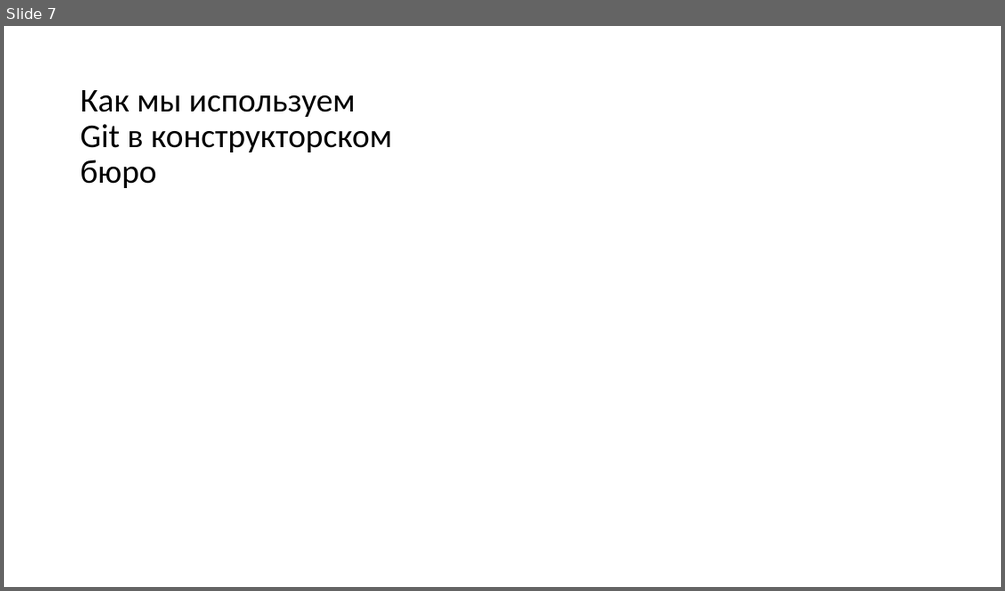
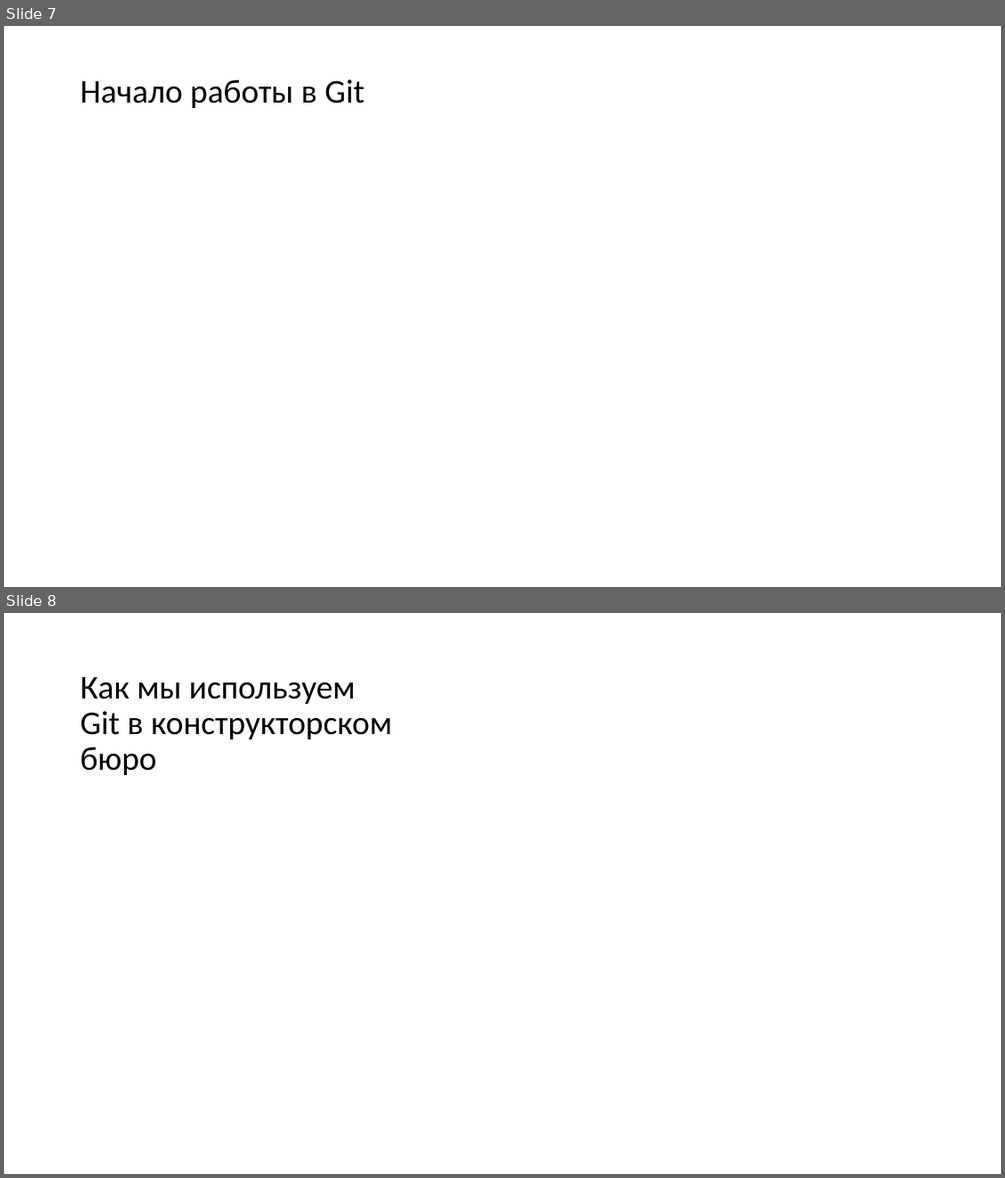
Before and after one commit to yaroslav-pukazov/Git-in-CAD, a slide deck: Презентация Microsoft PowerPoint.pptx. Shown one above the other, each under a label of ours: slide 7 before the commit, slides 7 and 8 after it. The pictures are 1005x591 and 1005x1178 pixels, drawn with LibreOffice and Linux fonts; fonts in the diff are those of the drawing. Boxes give left, top, right and bottom in pixels: in the first picture for what was removed or moved away, otherwise in the second. Text is boxed around its words. In the diff, an @@ line names an element or a change of style, - is before the commit and + after.

```diff
--- a/Презентация Microsoft PowerPoint.pptx
+++ b/Презентация Microsoft PowerPoint.pptx
@@ slide 7 added at bbox=[4, 26, 1001, 587], background #FFFFFF @@
@@ title added at bbox=[81, 79, 364, 108], 32 pt, text #000000 @@
+Начало работы в Git
@@ what was slide 7 is now slide 8 @@
```
Also in this commit, not shown: 3 slides changed, 3 other slides added, 3 slides removed.
